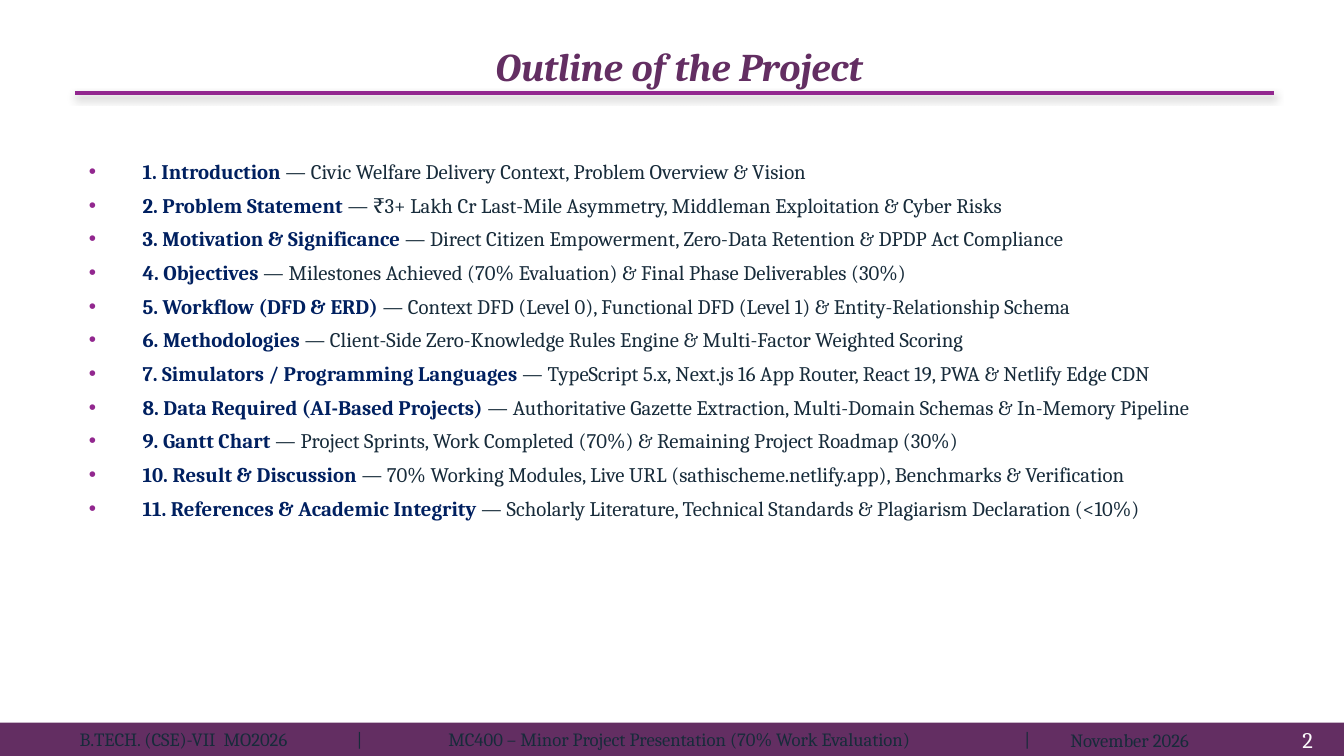
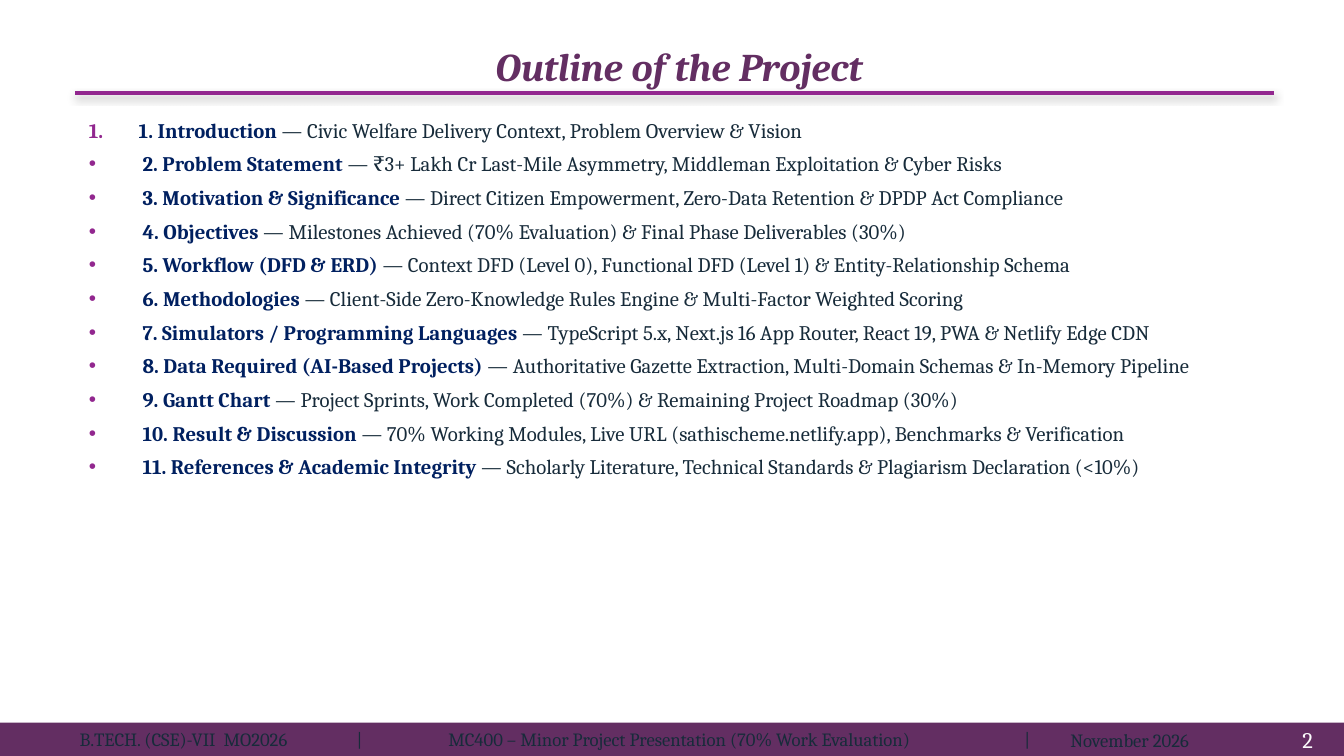
Before and after one commit to Shivaniroy09/SchemeSathi-Ai-Project, a slide deck: slide 2 of ppt/MC400-Minor Project Presentation format-BTech CSE MO26.pptx. Drawn at 1344x756 pixels with LibreOffice and Linux fonts; fonts in the diff are those of the drawing. Boxes give left, top, right and bottom in pixels: in the first picture for what was removed or moved away, otherwise in the second. Text is boxed around its words. In the diff, an @@ line names an element or a change of style, - is before the commit and + after.

Commit message:
refactor: update presentation generation script to remove placeholders and format text paragraphs

```diff
--- a/ppt/MC400-Minor Project Presentation format-BTech CSE MO26.pptx
+++ b/ppt/MC400-Minor Project Presentation format-BTech CSE MO26.pptx
@@ text at (139,123,802,143): bullet • to 1.; line spacing 1 to 1.5 @@
```
Also in this commit, not shown: 2 other slides changed, 3 other files.
